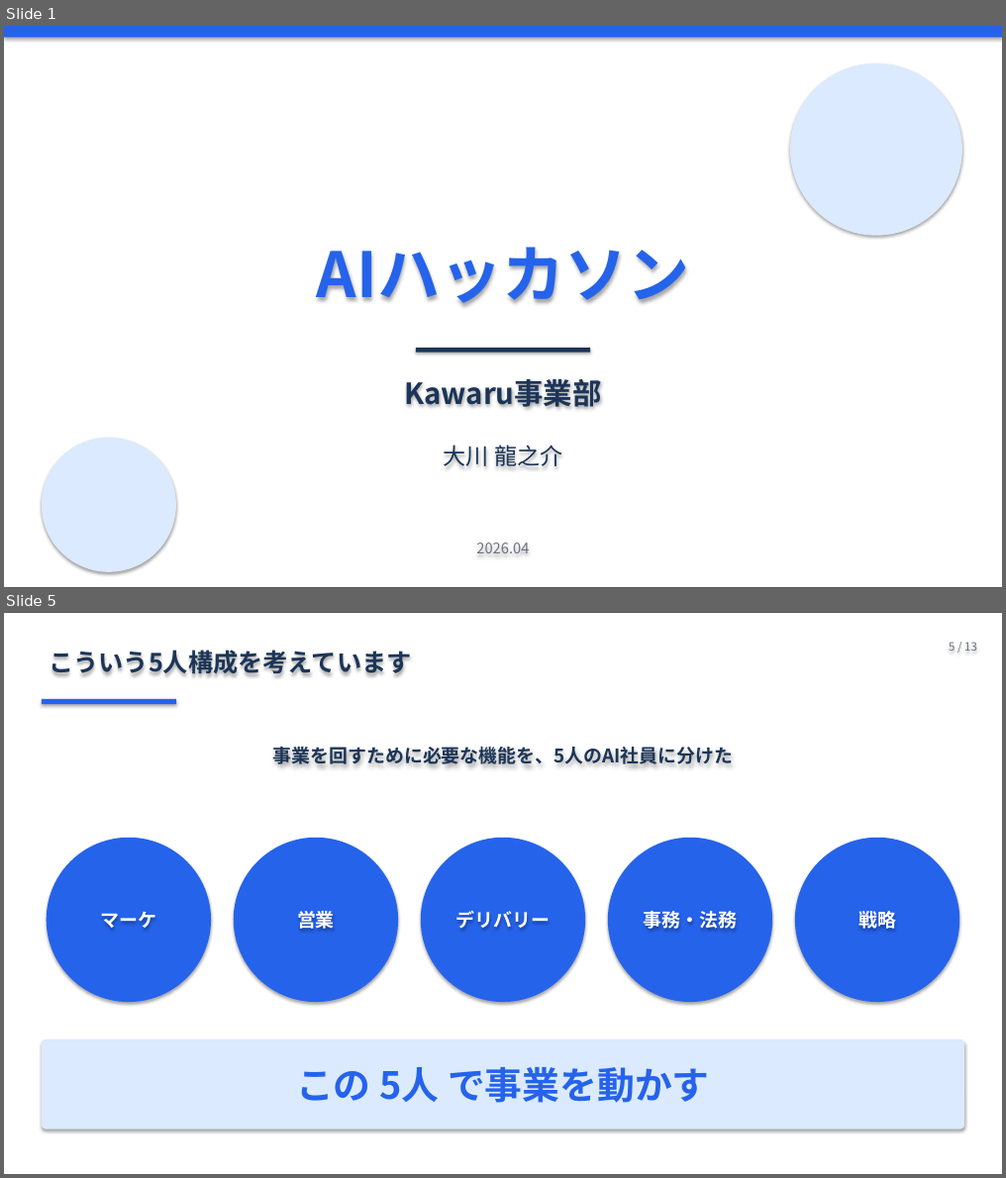
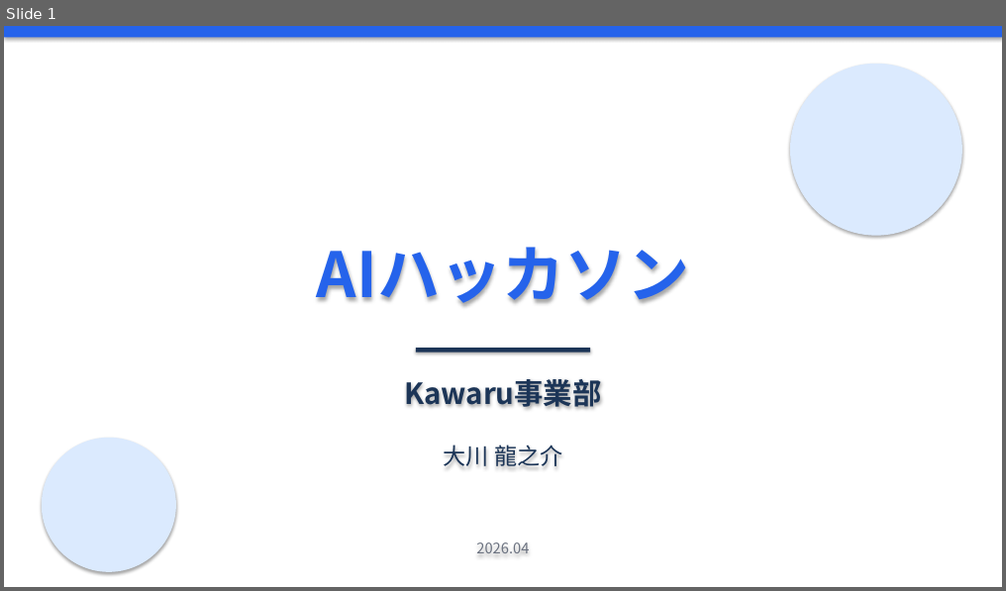
Before and after one commit to Ryunosuke-Okawa/Ryunosuke-n1, a slide deck: strategy/AI社員5人_発表_20260426.pptx. Shown one above the other, each under a label of ours: slides 1 and 5 before the commit, slide 1 after it; the slides between them are not shown. The pictures are 1006x1178 and 1006x591 pixels, drawn with LibreOffice and Linux fonts; fonts in the diff are those of the drawing. Boxes give left, top, right and bottom in pixels: in the first picture for what was removed or moved away, otherwise in the second. Text is boxed around its words. In the diff, an @@ line names an element or a change of style, - is before the commit and + after.

```diff
--- a/strategy/AI社員5人_発表_20260426.pptx
+++ b/strategy/AI社員5人_発表_20260426.pptx
@@ slide 5 removed at <box>4,613,1002,1174</box>, background #FFFFFF @@
@@ rectangle removed at <box>4,613,1002,1174</box> @@
@@ text removed at <box>948,642,977,651</box> @@
-5 / 13
@@ text removed at <box>49,650,412,676</box> @@
-こういう5人構成を考えています
@@ rectangle removed at <box>42,699,176,704</box> @@
@@ text removed at <box>273,747,733,764</box> @@
-事業を回すために必要な機能を、5人のAI社員に分けた
@@ ellipse removed at <box>46,838,211,1002</box> @@
@@ ellipse removed at <box>233,838,398,1002</box> @@
@@ ellipse removed at <box>421,838,586,1002</box> @@
@@ ellipse removed at <box>607,838,772,1002</box> @@
@@ ellipse removed at <box>795,838,959,1002</box> @@
@@ text removed at <box>101,911,157,930</box> @@
-マーケ
@@ text removed at <box>297,911,335,931</box> @@
-営業
@@ text removed at <box>456,911,550,930</box> @@
-デリバリー
@@ text removed at <box>644,911,738,931</box> @@
-事務・法務
@@ text removed at <box>858,911,896,931</box> @@
-戦略
@@ rounded rectangle removed at <box>42,1040,964,1130</box> @@
-この 5人 で事業を動かす
```
Also in this commit, not shown: 11 slides changed, 2 other files.
